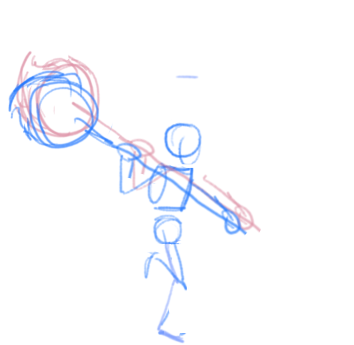
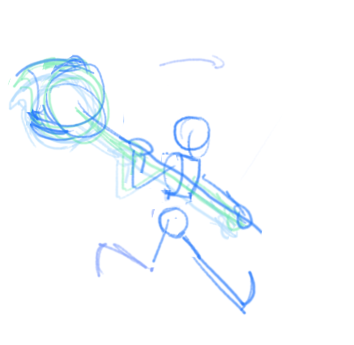
Layers edited between the first and the second 354 x 345 image:
pixels changed over [left=7, top=50, right=276, bottom=344] (layer not identified)
